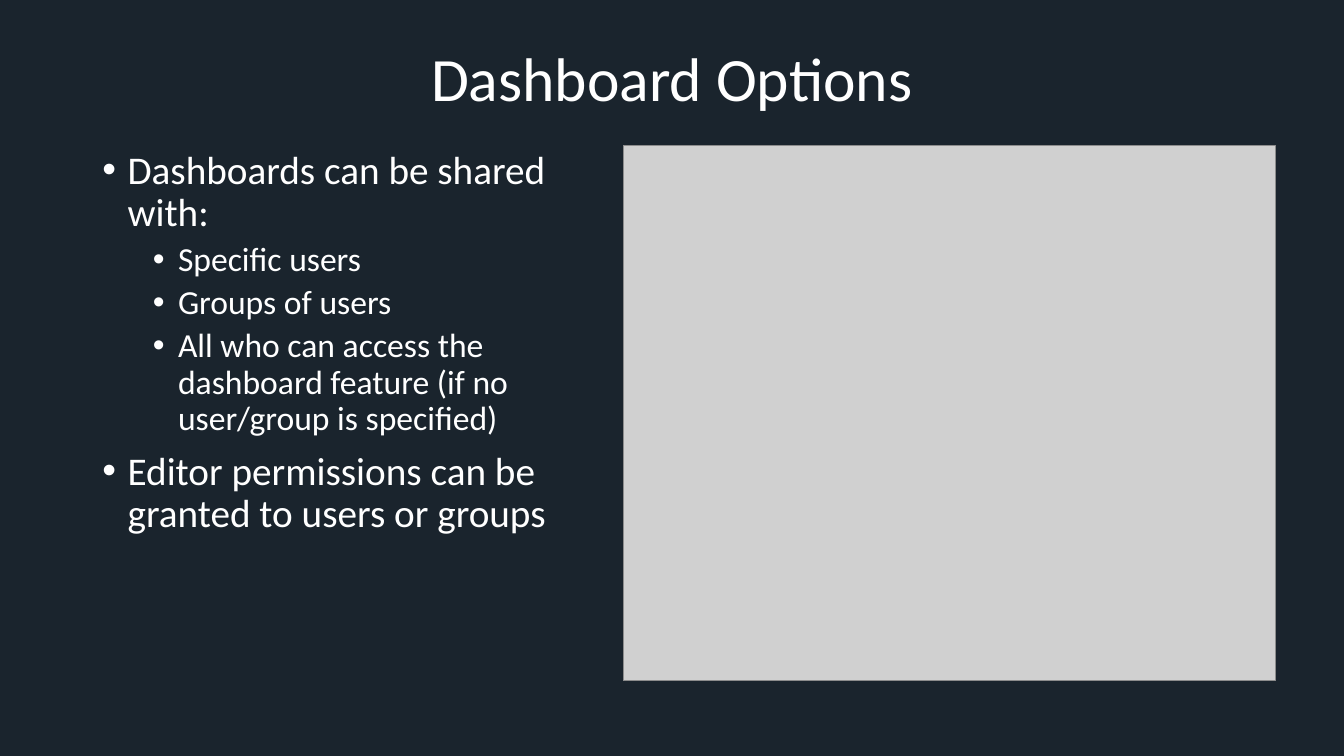
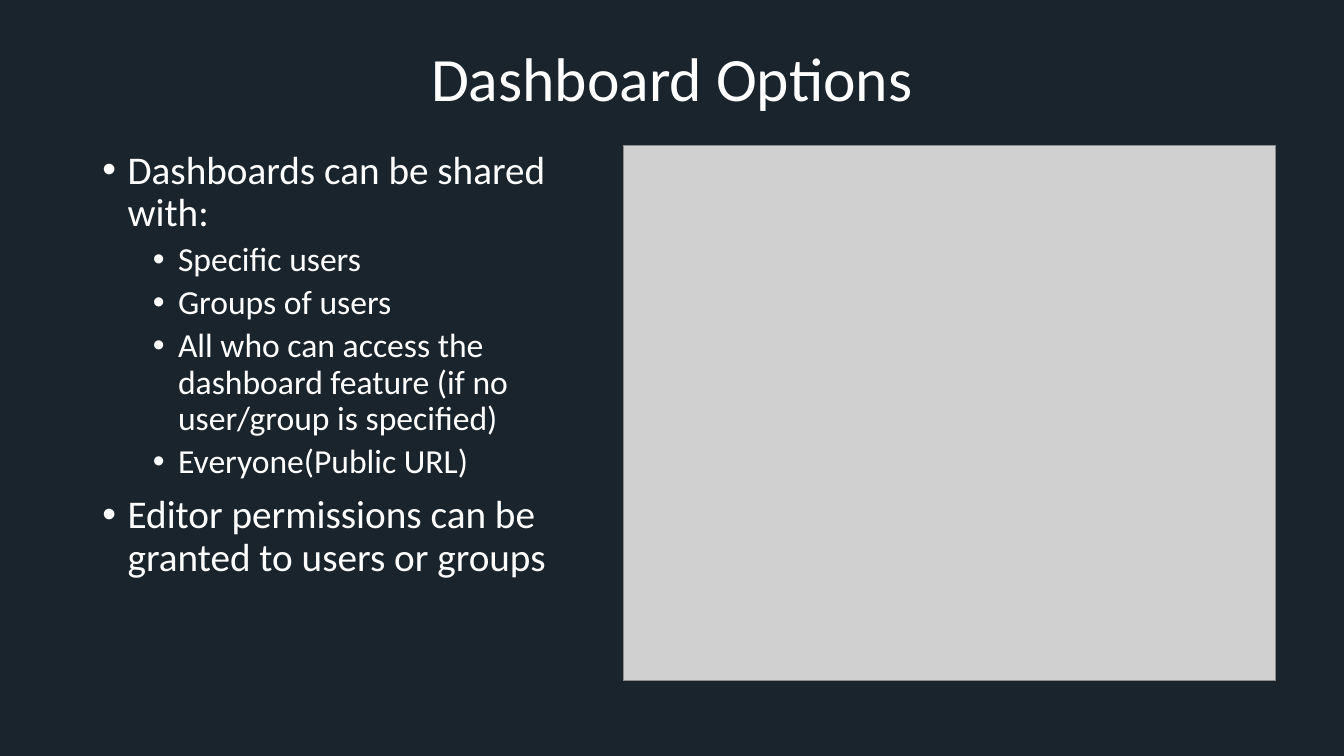
Before and after one commit to xresch/EngineeredMonitoringPlatform, a slide deck: slide 5 of EngineeredMonitoringPlatform/docs/EMP_PresentationSlides.pptx. Drawn at 1344x756 pixels with LibreOffice and Linux fonts; fonts in the diff are those of the drawing; grey boxes stand for pictures. Boxes give left, top, right and bottom in pixels: in the first picture for what was removed or moved away, otherwise in the second. Text is boxed around its words. In the diff, an @@ line names an element or a change of style, - is before the commit and + after.

```diff
--- a/EngineeredMonitoringPlatform/docs/EMP_PresentationSlides.pptx
+++ b/EngineeredMonitoringPlatform/docs/EMP_PresentationSlides.pptx
@@ text at bbox=[178, 448, 468, 479]: paragraph added @@
+  • Everyone(Public URL)
```
Also in this commit, not shown: 3 other slides changed, 1 slide added.
